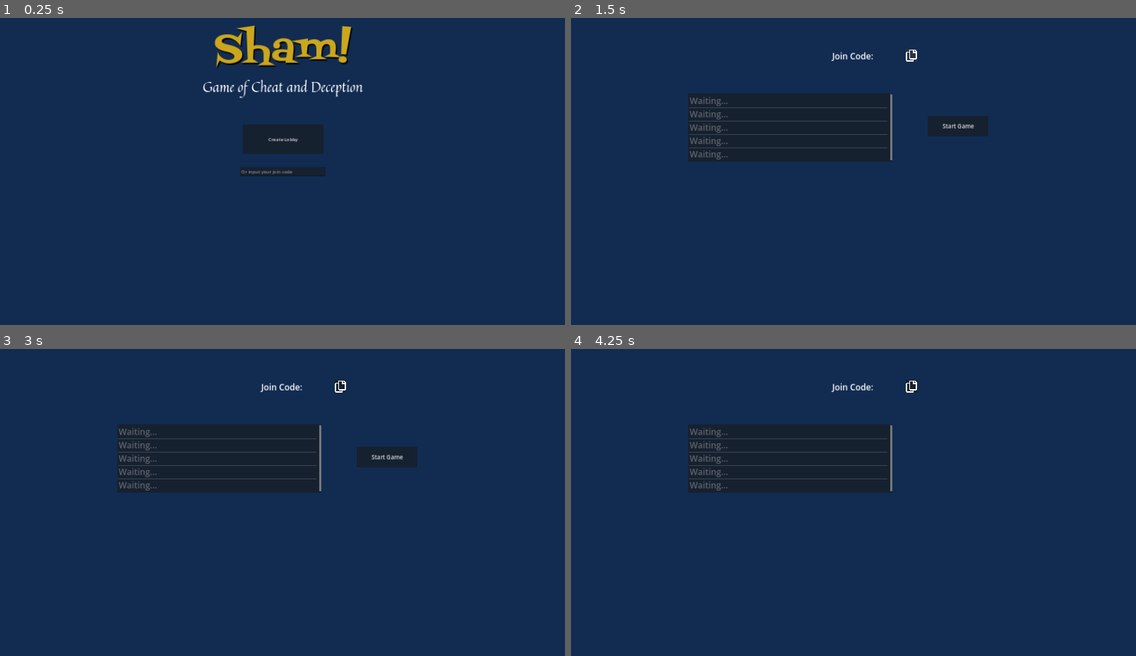
Above: before the commit, frames 1-4 (two rows, left to right).
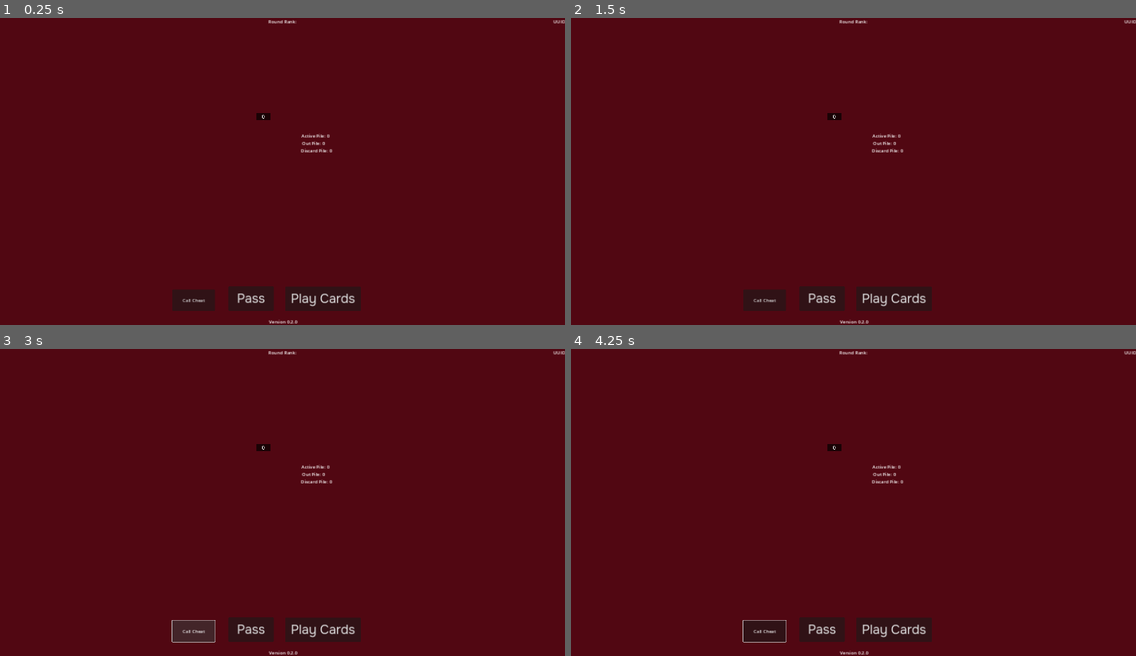
Above: after the commit, the same moments.

Repository: sanujs/cheat-game
Game: Godot game, scene res://main.tscn
The game is run twice, just before and just after one commit, with the same random seed, the same clock (stepped at 60 frames per second) and the same inputs.
Inputs (mouse positions are in pixels of both pictures, inside the frame that each line leads up to):
- Up to frame 1 (0.25 s): no input
- Up to frame 2 (1.5 s): click (853, 137) at 0.5 s, where only the run before the commit has a clickable "Create Lobby"; click (910, 54) at 1.27 s
- Up to frame 3 (3 s): click (248, 628) at 2 s, where only the run after the commit has a clickable "Pass"; click (192, 631) at 2.75 s, where only the run after the commit has a clickable "Call Cheat"
- Up to frame 4 (4.25 s): click (955, 456) at 3.5 s, where only the run before the commit has a clickable "Start Game"

The runs differ from the first frame. In frame 1, 100% of the frame differs, in the area x 0-100%, y 0-100%; in frame 2, 100%; in frame 3, 100%; in frame 4, 100%.

Commit message:
Reduced old main scene down to play area and integrated it with new menu

Diff:
--- a/client/cheat/lobby_screen.gd
+++ b/client/cheat/lobby_screen.gd
@@ -16,11 +16,12 @@
 	WebSocket.connect_to_server()
 	await get_tree().create_timer(5).timeout
 	WebSocket.send(data)
+	WebSocket.message_received.connect(_on_message_received)
 
-	WebSocket.message_received.connect(_on_message_received)
 
 func _on_back_pressed() -> void:
 	get_tree().change_scene_to_file("res://scenes/title_screen.tscn")
+
 
 func _on_message_received(json_recv: Dictionary) -> void:
 	print(json_recv)
@@ -35,12 +36,14 @@
 			for i in range(Globals.player_uuids.size()):
 				playerList.set_item_text(i, Globals.player_uuids[i])
 		"start":
+			# Server broadcasted start to all players
 			var data = {"type": "start"}
 			WebSocket.send(data)
-			print("Game has been started")
+			get_tree().change_scene_to_file("res://main.tscn")
 
 
 func _on_start_pressed() -> void:
+	# Trigger server broadcast to start game to all players
 	var data = {"type": "start"}
 	WebSocket.send(data)
 
--- a/client/cheat/main.gd
+++ b/client/cheat/main.gd
@@ -1,13 +1,7 @@
 extends Node
 
 @export var card_scene: PackedScene
-@onready var client: WebSocketClient = $WebSocketClient
 @onready var hand: Hand = $PlayUI/Hand
-@onready var startGameBtn = $LobbyUI/StartGame
-@onready var newGameBtn = $LandingPage/NewGame
-@onready var joinGameBtn = $LandingPage/JoinGame
-@onready var joinCodeLbl = $LobbyUI/JoinCode
-@onready var playerList = $LobbyUI/PlayerList
 @onready var rankOption = $PlayUI/RankOption
 @onready var yourTurnLbl = $PlayUI/YourTurn
 @onready var roundRankLbl = $PlayUI/RoundRank
@@ -20,26 +14,36 @@
 @onready var playerUI = $PlayerUI
 
 var connected = false
-var uuid = ""
-var join_key = ""
 var your_turn = false
 var round_rank: Card.Rank
 var round_start = true
-var player_uuids = []
 var players = {}
 
 
 # Called when the node enters the scene tree for the first time.
 func _ready() -> void:
 	gameOverLbl.visible = false
-	$PlayUI.visible = false
-	$LobbyUI.visible = false
-	$PlayerUI.visible = false
-	$LandingPage.visible = true
 	rankOption.visible = false
 	yourTurnLbl.visible = your_turn
+	WebSocket.message_received.connect(_on_web_socket_client_message_received)
 	for rank in Card.Rank.keys():
 		rankOption.add_item(rank)
+
+	var playerNodes: Array = $PlayerUI.get_children()
+	var my_index = Globals.player_uuids.find(Globals.uuid)
+
+	# Rearrange player list around current player
+	for i in Globals.player_uuids.size():
+		var new_index
+		if i >= my_index:
+			new_index = i-my_index
+		else:
+			new_index = i+(Globals.player_uuids.size()-my_index)
+		playerNodes[new_index].set_player_name(Globals.player_uuids[i])
+		players[Globals.player_uuids[i]] = playerNodes[new_index]
+		playerNodes[new_index].visible = true
+	print(players)
+	round_start = true
 
 
 # Called every frame. 'delta' is the elapsed time since the previous frame.
@@ -48,78 +52,12 @@
 		yourTurnLbl.visible = your_turn
 
 
-func _on_new_game_pressed() -> void:
-	$LandingPage.visible = false
-	client.connect_to_server()
-
-	connected = true
-
-	# Send data.
-	var data = {"type": "init"}
-	$LobbyUI.visible = true
-	var send_data = await client.send(data)
-	print(send_data)
-
-
-func _on_join_game_text_submitted(new_text: String) -> void:
-	$LandingPage.visible = false
-	client.connect_to_server()
-
-	connected = true
-
-	# Send data.
-	var data = {"type": "init", "join": new_text}
-	client.send(data)
-	startGameBtn.disabled = true
-	$LobbyUI.visible = true
-
-
-func _on_start_game_pressed() -> void:
-	var data = {"type": "start"}
-	client.send(data)
-	startGameBtn.visible = false
-
-
 func _on_web_socket_client_message_received(json_recv: Dictionary) -> void:
 	print(json_recv)
 	match json_recv["type"]:
-		"init":
-			uuid = json_recv["uuid"]
-			uuidLbl.set_text(uuid)
-			join_key = json_recv["join"]
-			joinCodeLbl.set_text("Join Code: " + join_key)
-			print(uuid)
-		"start":
-			var data = {"type": "start"}
-			client.send(data)
-			var playerNodes: Array = $PlayerUI.get_children()
-			var my_index = player_uuids.find(uuid)
-
-			# Rearrange player list around current player
-			for i in player_uuids.size():
-				var new_index
-				if i >= my_index:
-					new_index = i-my_index
-				else:
-					new_index = i+(player_uuids.size()-my_index)
-				playerNodes[new_index].set_player_name(player_uuids[i])
-				players[player_uuids[i]] = playerNodes[new_index]
-				playerNodes[new_index].visible = true
-			print(players)
-			$LobbyUI.visible = false
-			$PlayUI.visible = true
-			$PlayerUI.visible = true
-			round_start = true
-			gameOverLbl.visible = false
-		"players":
-			# Update player list when a new player joins
-			player_uuids = json_recv["players"]
-			for i in range(player_uuids.size()):
-				playerList.set_item_text(i, player_uuids[i])
-			playerList.visible = true
 		"setup":
 			var hand_length: int = len(json_recv["hand"])
-			for player_uuid in player_uuids:
+			for player_uuid in Globals.player_uuids:
 				players[player_uuid].set_hand_size(hand_length)
 			update_hand(json_recv["hand"])
 			discardPileLbl.set_text("Discard Pile: " + str(json_recv["discard_pile"]))
@@ -151,7 +89,7 @@
 			if json_recv.has("prev_player"):
 				players[json_recv["prev_player"]].add_cards(num_played_cards * -1)
 
-			if json_recv["player"] == uuid:
+			if json_recv["player"] == Globals.uuid:
 				your_turn = true
 				if round_start:
 					rankOption.visible = true
@@ -191,7 +129,7 @@
 		"cards": played_cards,
 		"round_rank": Card.rank_to_char(round_rank),
 	}
-	client.send(data)
+	WebSocket.send(data)
 	round_start = false
 	rankOption.visible = false
 
@@ -202,7 +140,7 @@
 	var data = {
 		"type": "call_cheat"
 	}
-	client.send(data)
+	WebSocket.send(data)
 
 
 func _on_pass_pressed() -> void:
@@ -211,9 +149,4 @@
 	var data = {
 		"type": "pass"
 	}
-	client.send(data)
-
-
-func _on_copy_join_code_pressed() -> void:
-	DisplayServer.clipboard_set(join_key)
-	print("Text copied to clipboard!")
+	WebSocket.send(data)
--- a/client/cheat/main.tscn
+++ b/client/cheat/main.tscn
@@ -1,13 +1,10 @@
-[gd_scene load_steps=11 format=3 uid="uid://ovopyiqkw5oi"]
+[gd_scene load_steps=8 format=3 uid="uid://ovopyiqkw5oi"]
 
 [ext_resource type="Script" path="res://main.gd" id="1_2vsyr"]
 [ext_resource type="PackedScene" uid="uid://ci06c270f0q8a" path="res://scenes/card/card.tscn" id="2_hmpoj"]
-[ext_resource type="Script" path="res://websocket_client.gd" id="3_hmncd"]
-[ext_resource type="Texture2D" uid="uid://bvmimx8p8nm2m" path="res://assets/green_felt.jpg" id="3_uaxcu"]
+[ext_resource type="PackedScene" uid="uid://b05vf676xxuke" path="res://scenes/background.tscn" id="3_k1byx"]
 [ext_resource type="PackedScene" uid="uid://douyuut5kwh04" path="res://scenes/player.tscn" id="4_3ra02"]
-[ext_resource type="FontFile" uid="uid://dadpgs85xbvjx" path="res://fonts/Quintessential-Regular.ttf" id="7_y018u"]
-[ext_resource type="FontFile" uid="uid://wtq10ln4vsce" path="res://fonts/FontdinerSwanky-Regular.ttf" id="7_yf6up"]
-[ext_resource type="Texture2D" uid="uid://bs4i73cdnq0gi" path="res://assets/copy_icon_white.svg" id="8_f6d71"]
+[ext_resource type="Theme" uid="uid://bnxvoo2u66imq" path="res://themes/alt_button.tres" id="6_873a5"]
 [ext_resource type="PackedScene" uid="uid://n8vfd3ncsak" path="res://scenes/hand.tscn" id="10_0rnff"]
 [ext_resource type="PackedScene" uid="uid://da5eoaiiebcqk" path="res://scenes/pile.tscn" id="11_417f3"]
 
@@ -15,150 +12,7 @@
 script = ExtResource("1_2vsyr")
 card_scene = ExtResource("2_hmpoj")
 
-[node name="Background" type="ColorRect" parent="."]
-offset_right = 1981.0
-offset_bottom = 1080.0
-mouse_filter = 2
-color = Color(0.0701217, 0.170539, 0.318628, 1)
-metadata/_edit_lock_ = true
-
-[node name="GreenFelt" type="Sprite2D" parent="."]
-visible = false
-position = Vector2(991, 540)
-scale = Vector2(1.03333, 0.905)
-texture = ExtResource("3_uaxcu")
-metadata/_edit_lock_ = true
-
-[node name="WebSocketClient" type="Node" parent="."]
-script = ExtResource("3_hmncd")
-
-[node name="LandingPage" type="CanvasLayer" parent="."]
-
-[node name="ShamLabel" type="Label" parent="LandingPage"]
-anchors_preset = 5
-anchor_left = 0.5
-anchor_right = 0.5
-offset_left = -216.5
-offset_right = 216.5
-offset_bottom = 205.0
-grow_horizontal = 2
-theme_override_colors/font_color = Color(0.790168, 0.654193, 0.118521, 1)
-theme_override_colors/font_shadow_color = Color(0, 0, 0, 1)
-theme_override_constants/shadow_offset_x = 4
-theme_override_constants/shadow_offset_y = 5
-theme_override_fonts/font = ExtResource("7_yf6up")
-theme_override_font_sizes/font_size = 150
-text = "Sham!"
-horizontal_alignment = 1
-
-[node name="SubTitle" type="Label" parent="LandingPage"]
-anchors_preset = 5
-anchor_left = 0.5
-anchor_right = 0.5
-offset_left = -267.0
-offset_top = 205.0
-offset_right = 267.0
-offset_bottom = 272.0
-grow_horizontal = 2
-theme_override_colors/font_color = Color(1, 1, 1, 1)
-theme_override_constants/shadow_offset_x = 4
-theme_override_constants/shadow_offset_y = 5
-theme_override_fonts/font = ExtResource("7_y018u")
-theme_override_font_sizes/font_size = 48
-text = "Game of Cheat and Deception"
-horizontal_alignment = 1
-
-[node name="NewGame" type="Button" parent="LandingPage"]
-anchors_preset = 8
-anchor_left = 0.5
-anchor_top = 0.5
-anchor_right = 0.5
-anchor_bottom = 0.5
-offset_left = -141.0
-offset_top = -165.0
-offset_right = 143.0
-offset_bottom = -62.0
-grow_horizontal = 2
-grow_vertical = 2
-size_flags_horizontal = 4
-text = "Create Lobby
-"
-
-[node name="JoinGame" type="LineEdit" parent="LandingPage"]
-anchors_preset = 8
-anchor_left = 0.5
-anchor_top = 0.5
-anchor_right = 0.5
-anchor_bottom = 0.5
-offset_left = -150.0
-offset_top = -15.5
-offset_right = 150.0
-offset_bottom = 15.5
-grow_horizontal = 2
-grow_vertical = 2
-placeholder_text = "Or input your join code"
-
-[node name="LobbyUI" type="CanvasLayer" parent="."]
-visible = false
-
-[node name="StartGame" type="Button" parent="LobbyUI"]
-anchors_preset = 8
-anchor_left = 0.5
-anchor_top = 0.5
-anchor_right = 0.5
-anchor_bottom = 0.5
-offset_left = 259.0
-offset_top = -195.0
-offset_right = 472.0
-offset_bottom = -124.0
-grow_horizontal = 2
-grow_vertical = 2
-theme_override_font_sizes/font_size = 20
-text = "Start Game
-"
-
-[node name="JoinCode" type="Label" parent="LobbyUI"]
-anchors_preset = 5
-anchor_left = 0.5
-anchor_right = 0.5
-offset_left = -41.0
-offset_top = 113.0
-offset_right = 41.0
-offset_bottom = 136.0
-grow_horizontal = 2
-theme_override_font_sizes/font_size = 30
-text = "Join Code: "
-
-[node name="CopyJoinCode" type="Button" parent="LobbyUI"]
-offset_left = 1173.0
-offset_top = 110.0
-offset_right = 1629.0
-offset_bottom = 630.0
-scale = Vector2(0.084, 0.084)
-icon = ExtResource("8_f6d71")
-
-[node name="PlayerList" type="ItemList" parent="LobbyUI"]
-offset_left = 408.0
-offset_top = 264.0
-offset_right = 1125.0
-offset_bottom = 506.0
-theme_override_font_sizes/font_size = 30
-item_count = 5
-item_0/text = "Waiting..."
-item_0/selectable = false
-item_0/disabled = true
-item_1/text = "Waiting..."
-item_1/selectable = false
-item_1/disabled = true
-item_2/text = "Waiting..."
-item_2/selectable = false
-item_2/disabled = true
-item_3/text = "Waiting..."
-item_3/selectable = false
-item_3/disabled = true
-item_4/text = "Waiting..."
-item_4/selectable = false
-item_4/disabled = true
+[node name="Background" parent="." instance=ExtResource("3_k1byx")]
 
 [node name="PlayerUI" type="CanvasLayer" parent="."]
 
@@ -206,12 +60,13 @@
 anchor_top = 1.0
 anchor_right = 0.5
 anchor_bottom = 1.0
-offset_left = 105.0
-offset_top = -125.0
-offset_right = 255.0
+offset_left = 8.0
+offset_top = -135.0
+offset_right = 274.0
 offset_bottom = -50.0
 grow_horizontal = 2
 grow_vertical = 0
+theme = ExtResource("6_873a5")
 text = "Play Cards"
 
 [node name="Pass" type="Button" parent="PlayUI"]
@@ -220,12 +75,13 @@
 anchor_top = 1.0
 anchor_right = 0.5
 anchor_bottom = 1.0
-offset_left = -75.0
-offset_top = -125.0
-offset_right = 75.0
+offset_left = -191.0
+offset_top = -136.0
+offset_right = -32.0
 offset_bottom = -50.0
 grow_horizontal = 2
 grow_vertical = 0
+theme = ExtResource("6_873a5")
 text = "Pass
 "
 
@@ -235,9 +91,9 @@
 anchor_top = 1.0
 anchor_right = 0.5
 anchor_bottom = 1.0
-offset_left = -258.0
+offset_left = -388.0
 offset_top = -125.0
-offset_right = -108.0
+offset_right = -238.0
 offset_bottom = -50.0
 grow_horizontal = 2
 grow_vertical = 0
@@ -344,11 +200,6 @@
 [node name="ActivePile" parent="PlayUI" instance=ExtResource("11_417f3")]
 position = Vector2(921, 346)
 
-[connection signal="message_received" from="WebSocketClient" to="." method="_on_web_socket_client_message_received"]
-[connection signal="pressed" from="LandingPage/NewGame" to="." method="_on_new_game_pressed"]
-[connection signal="text_submitted" from="LandingPage/JoinGame" to="." method="_on_join_game_text_submitted"]
-[connection signal="pressed" from="LobbyUI/StartGame" to="." method="_on_start_game_pressed"]
-[connection signal="pressed" from="LobbyUI/CopyJoinCode" to="." method="_on_copy_join_code_pressed"]
 [connection signal="pressed" from="PlayUI/PlayCards" to="." method="_on_play_cards_pressed"]
 [connection signal="pressed" from="PlayUI/Pass" to="." method="_on_pass_pressed"]
 [connection signal="pressed" from="PlayUI/CallCheat" to="." method="_on_call_cheat_pressed"]
--- a/client/cheat/scenes/hand.tscn
+++ b/client/cheat/scenes/hand.tscn
@@ -15,5 +15,3 @@
 
 [node name="DebugCircle" type="CollisionShape2D" parent="DebugArea"]
 shape = SubResource("CircleShape2D_660rf")
-
-[node name="CardNode" parent="." instance=ExtResource("2_5by51")]
--- a/client/cheat/scenes/join_screen.tscn
+++ b/client/cheat/scenes/join_screen.tscn
@@ -5,9 +5,7 @@
 [ext_resource type="Texture2D" uid="uid://bagjtqkqm0rpy" path="res://assets/back_arrow.svg" id="2_ok7s5"]
 [ext_resource type="Theme" uid="uid://b1rxna748pd04" path="res://themes/icon_button.tres" id="3_huyin"]
 [ext_resource type="Texture2D" uid="uid://1tvnv2o8m6uu" path="res://assets/paste.svg" id="6_awn67"]
-
-[sub_resource type="StyleBoxFlat" id="StyleBoxFlat_ss1nt"]
-bg_color = Color(0.0901961, 0.0901961, 0.0901961, 0.729412)
+[ext_resource type="Theme" uid="uid://bnxvoo2u66imq" path="res://themes/alt_button.tres" id="6_xotkq"]
 
 [node name="JoinScreen" type="Control"]
 layout_mode = 3
@@ -45,6 +43,7 @@
 offset_right = 2081.0
 offset_bottom = 1039.0
 scale = Vector2(0.084, 0.084)
+tooltip_text = "Paste the join code"
 theme = ExtResource("1_vgv23")
 icon = ExtResource("6_awn67")
 icon_alignment = 1
@@ -55,8 +54,7 @@
 offset_top = 364.0
 offset_right = 1115.0
 offset_bottom = 422.0
-theme = ExtResource("1_vgv23")
-theme_override_styles/normal = SubResource("StyleBoxFlat_ss1nt")
+theme = ExtResource("6_xotkq")
 text = "Join"
 
 [connection signal="text_submitted" from="JoinInput" to="." method="_on_join_input_text_submitted"]
--- a/client/cheat/scenes/player.tscn
+++ b/client/cheat/scenes/player.tscn
@@ -27,6 +27,7 @@
 offset_bottom = 75.0
 text = "0"
 horizontal_alignment = 1
+metadata/_edit_use_anchors_ = true
 
 [node name="PlayerHand" parent="." instance=ExtResource("3_8fpkh")]
-position = Vector2(0, 143)
+position = Vector2(0, 117)
--- /dev/null
+++ b/client/cheat/themes/alt_button.tres
@@ -0,0 +1,10 @@
+[gd_resource type="Theme" load_steps=3 format=3 uid="uid://bnxvoo2u66imq"]
+
+[ext_resource type="FontFile" uid="uid://qex8tcby6oor" path="res://fonts/Onest-Regular.ttf" id="1_brbea"]
+
+[sub_resource type="StyleBoxEmpty" id="StyleBoxEmpty_kh5ox"]
+
+[resource]
+Button/font_sizes/font_size = 45
+Button/fonts/font = ExtResource("1_brbea")
+Button/styles/focus = SubResource("StyleBoxEmpty_kh5ox")
